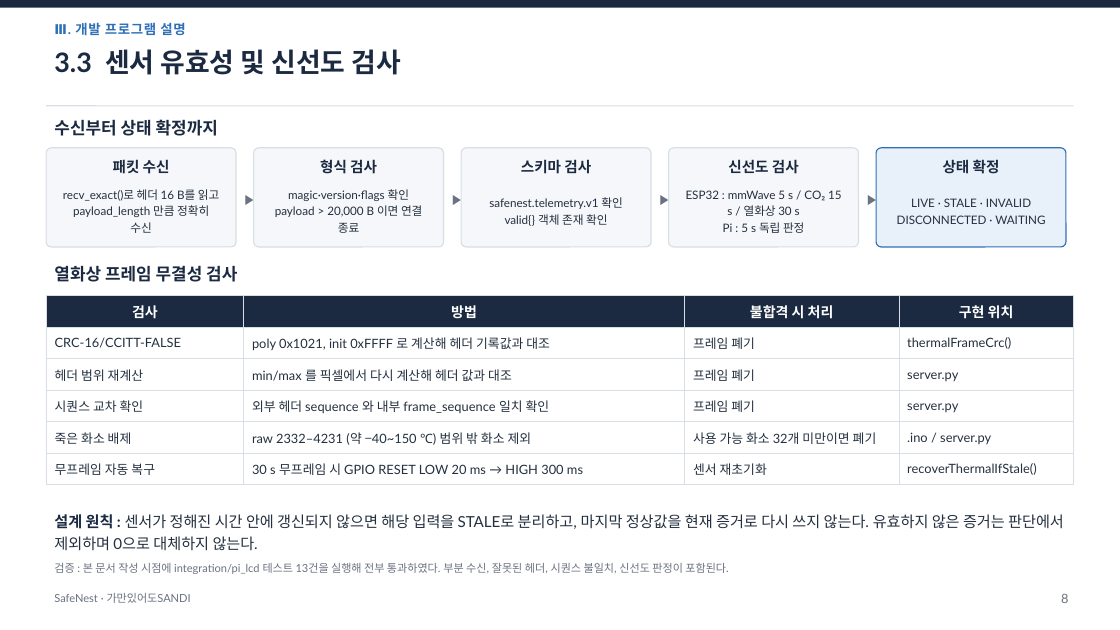
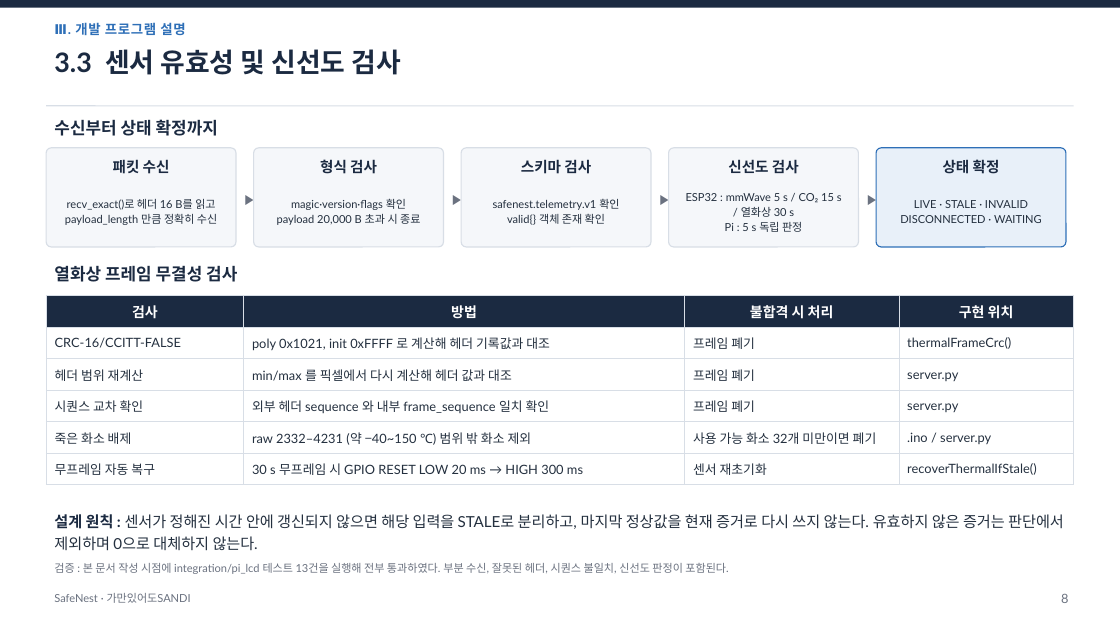
Before and after one commit to jinsu1011/safenest-embedded-competition, a slide deck: slide 9 of final-report/2026ESWContest_자유공모_가만있어도SANDI_개발완료보고서.pptx. Drawn at 1120x630 pixels with LibreOffice and Linux fonts; fonts in the diff are those of the drawing. Boxes give left, top, right and bottom in pixels: in the first picture for what was removed or moved away, otherwise in the second. Text is boxed around its words. In the diff, an @@ line names an element or a change of style, - is before the commit and + after.

```diff
--- a/final-report/2026ESWContest_자유공모_가만있어도SANDI_개발완료보고서.pptx
+++ b/final-report/2026ESWContest_자유공모_가만있어도SANDI_개발완료보고서.pptx
@@ size 10 to 9.5 pt; line spacing 14pt to 13pt in 4 elements at [65, 199, 217, 225], [493, 199, 619, 225], [686, 193, 842, 232], [900, 200, 1042, 223] @@
@@ text at [291, 198, 406, 210]: size 10 to 9.5 pt in "magic·version·flags 확인"; line spacing 14pt to 13pt @@
@@ text at [277, 214, 420, 225]: text changed; size 10 to 9.5 pt @@
-payload > 20,000 B 이면 연결 종료
+payload 20,000 B 초과 시 종료
```
Also in this commit, not shown: 19 other slides changed, 28 other files.
